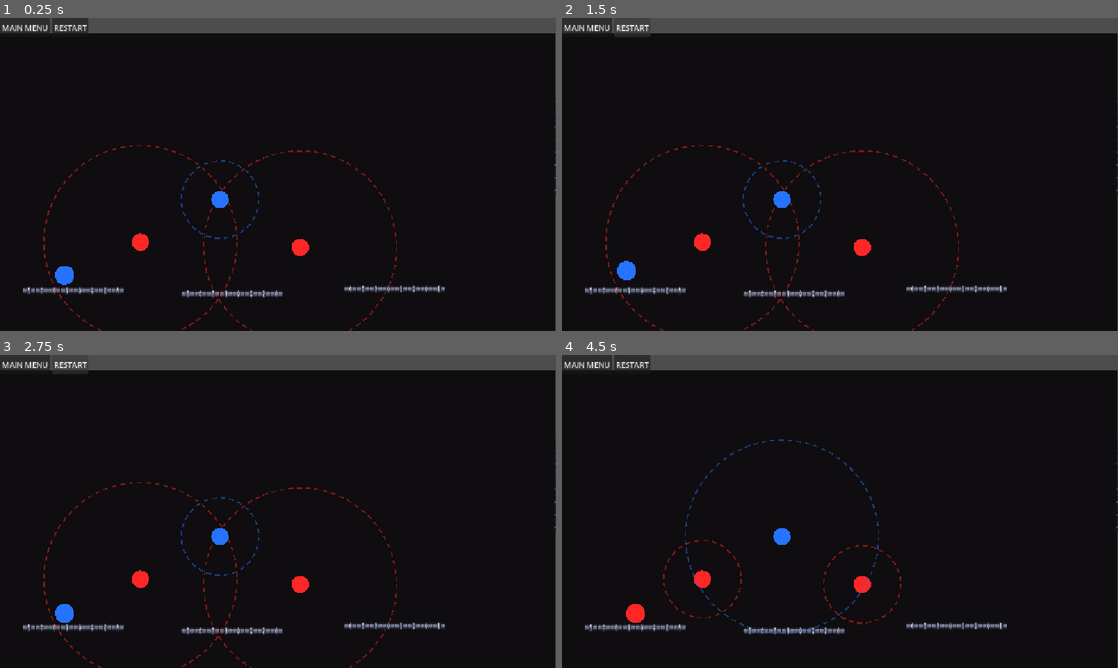
Above: before the commit, frames 1-4 (two rows, left to right).
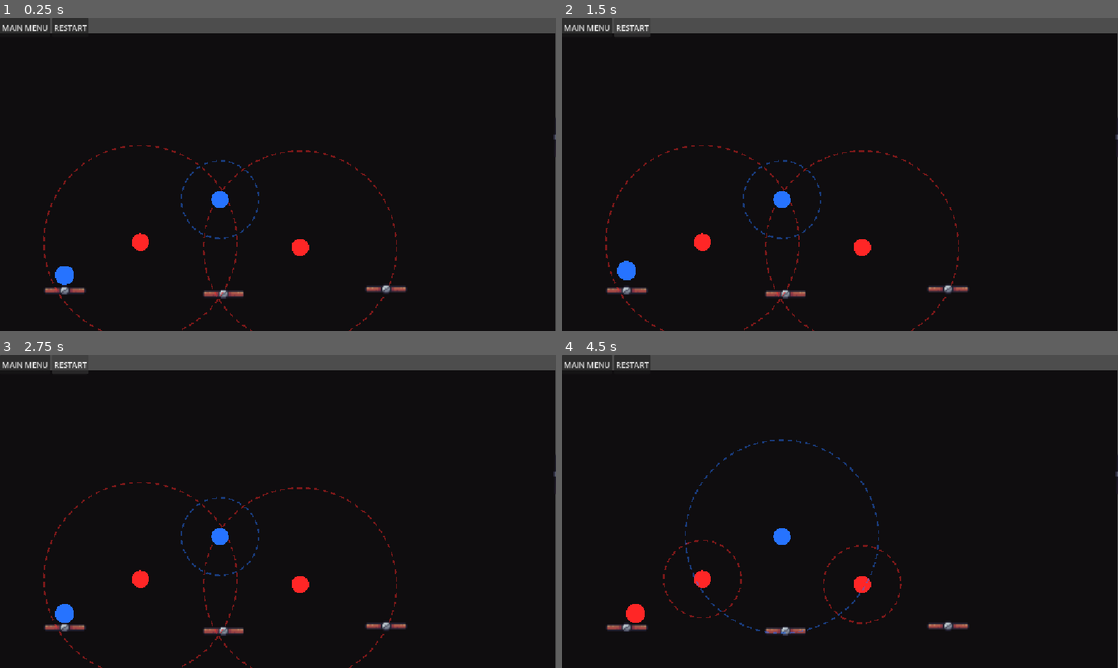
Above: after the commit, the same moments.

Repository: e-neuf/summer-summit-game-jam
Game: Godot game, scene res://levels/Level0.tscn
Same seed, same stepped clock (60 frames per second), same inputs: the game is played once before the commit and once after it. The engine's default icon, where the game draws it, is replaced by a stand-in: a white triangle on a blue panel in a dark square.
Inputs (mouse positions are in pixels of both pictures, inside the frame that each line leads up to):
- Up to frame 1 (0.25 s): no input
- Up to frame 2 (1.5 s): click "RESTART" at 0.5 s; click "RESTART" at 1.25 s
- Up to frame 3 (2.75 s): click "RESTART" at 2 s
- Up to frame 4 (4.5 s): click "MAIN MENU" at 2.75 s; click "PLAY" at 3.5 s; tap Enter at 4.25 s; move the mouse to (862, 583) at 4.27 s; hold Right (move_right) from 4.28 s (still down); tap Space (flip_polarity) at 4.35 s; click (862, 583) at 4.42 s

The runs differ from the first frame. In frame 1, 1.0% of the frame differs, in the area x 4-100%, y 26-90%; in frame 2, 1.0%; in frame 3, 1.0%; in frame 4, 1.0%.

Commit message:
art added and adding floor inside

Diff:
--- /dev/null
+++ b/objects/Larger_Floor.tscn
@@ -0,0 +1,16 @@
+[gd_scene format=3 uid="uid://d4ix0j77l2qwy"]
+
+[ext_resource type="Texture2D" uid="uid://cudptc7c5nf8k" path="res://art assets/Grey On (32x8).png" id="1_wau6w"]
+
+[sub_resource type="RectangleShape2D" id="RectangleShape2D_ngytk"]
+size = Vector2(256, 6.5)
+
+[node name="LargerFloor" type="StaticBody2D" unique_id=1117859385]
+
+[node name="Sprite2D" type="Sprite2D" parent="." unique_id=2064310738]
+position = Vector2(-11, 2)
+texture = ExtResource("1_wau6w")
+
+[node name="CollisionShape2D" type="CollisionShape2D" parent="." unique_id=2118413072]
+position = Vector2(-11, 2.75)
+shape = SubResource("RectangleShape2D_ngytk")
--- a/objects/floor.tscn
+++ b/objects/floor.tscn
@@ -1,21 +1,17 @@
 [gd_scene format=3 uid="uid://dxu4i3wxckpf5"]
 
-[ext_resource type="Texture2D" uid="uid://cudptc7c5nf8k" path="res://art assets/Grey On (32x8).png" id="1_3f04m"]
+[ext_resource type="Texture2D" uid="uid://vintonhuiyyb" path="res://art assets/Brown Off.png" id="1_3f04m"]
 
 [sub_resource type="RectangleShape2D" id="RectangleShape2D_4uic7"]
-size = Vector2(214, 19)
+size = Vector2(94, 19)
 
 [node name="Floor" type="StaticBody2D" unique_id=1559610409]
 
 [node name="CollisionShape2D" type="CollisionShape2D" parent="." unique_id=1156240617]
-position = Vector2(16, 4.5)
+position = Vector2(0, 5)
 shape = SubResource("RectangleShape2D_4uic7")
 
 [node name="Sprite2D" type="Sprite2D" parent="." unique_id=64677938]
-position = Vector2(7.000061, -3.124998)
-scale = Vector2(18.828125, 6.4687495)
-
-[node name="GreyOn(32x8)" type="Sprite2D" parent="." unique_id=1117023023]
-position = Vector2(17, 3.0000002)
-scale = Vector2(0.8203125, 2.5)
+position = Vector2(-1.0000019, 2.999999)
+scale = Vector2(2.703125, 2.812499)
 texture = ExtResource("1_3f04m")
Binary file added: art assets/Brown Off.png
Not shown, added: art assets/Brown Off.png.import
Not shown, changed: .DS_Store
Not shown, added: art assets/.DS_Store
